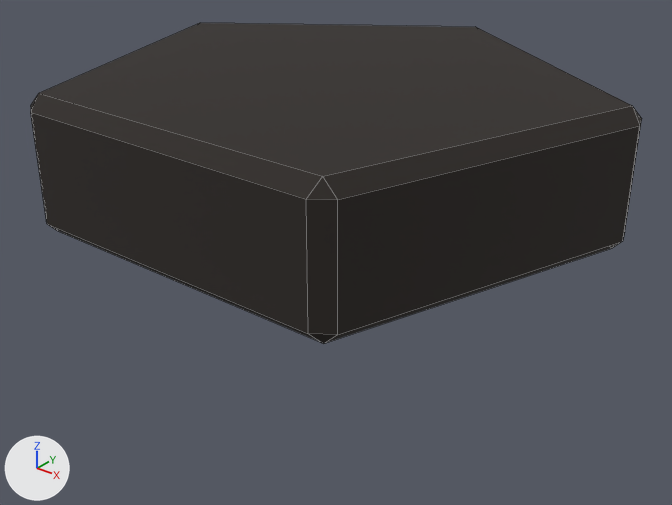
Two versions of the Blender file art-src/blender/crowd/hair_fringe.blend, one commit apart.
Camera for both pictures: a camera (50 mm lens) standing at (0.244, -0.302, 1.314) and looking at (0.004, -0.002, 1.128). Lighting does not change. The marker at lower left points along +X, +Y and +Z. The first picture is the older version. Mesh edges are drawn as thin lines.

The first picture shows 'hair'.
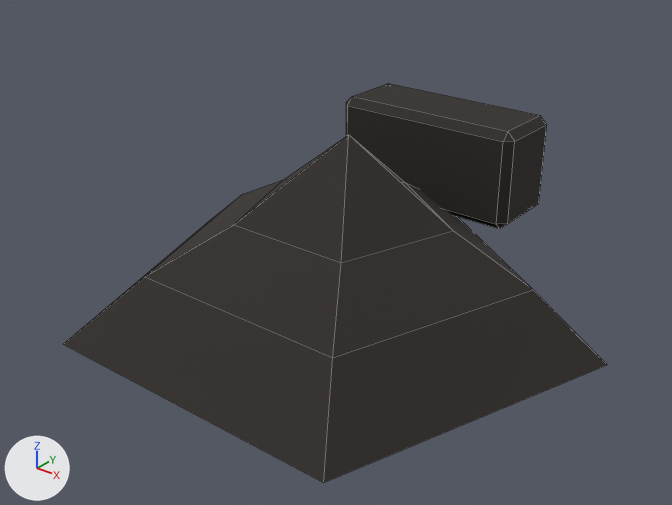
The edits, one by one:
me_haircap is used by ob_hair; parent ob_hair_fringe; location (0.0, 0.0, 0.0).
me_haircap had 54 vertices, 58 faces and spanned x -0.123..0.123, y -0.101..0.121, z 1.125..1.21.
me_haircap now has 40 vertices, 41 faces and spans x -0.122..0.122, y -0.099..0.122, z 1.095..1.18.
me_haircap part 1: the loose piece of 30 vertices spanning x -0.123..0.123, y -0.101..0.121, z 1.15..1.21 is rebuilt with 16 vertices and now spans x -0.122..0.122, y -0.099..0.122, z 1.095..1.18.

Where the change shows, as pixel boxes (x1, y1, x2, y2) in the pictures (672 x 505 px):
'hair', reshaped (11% narrower, 25% taller)
    before: (31, 23, 642, 343)
    after: (64, 83, 607, 483)
part 1 of me_haircap, rebuilt (11% narrower, 9% taller)
    before: (31, 23, 642, 343)
    after: (64, 135, 607, 483)
